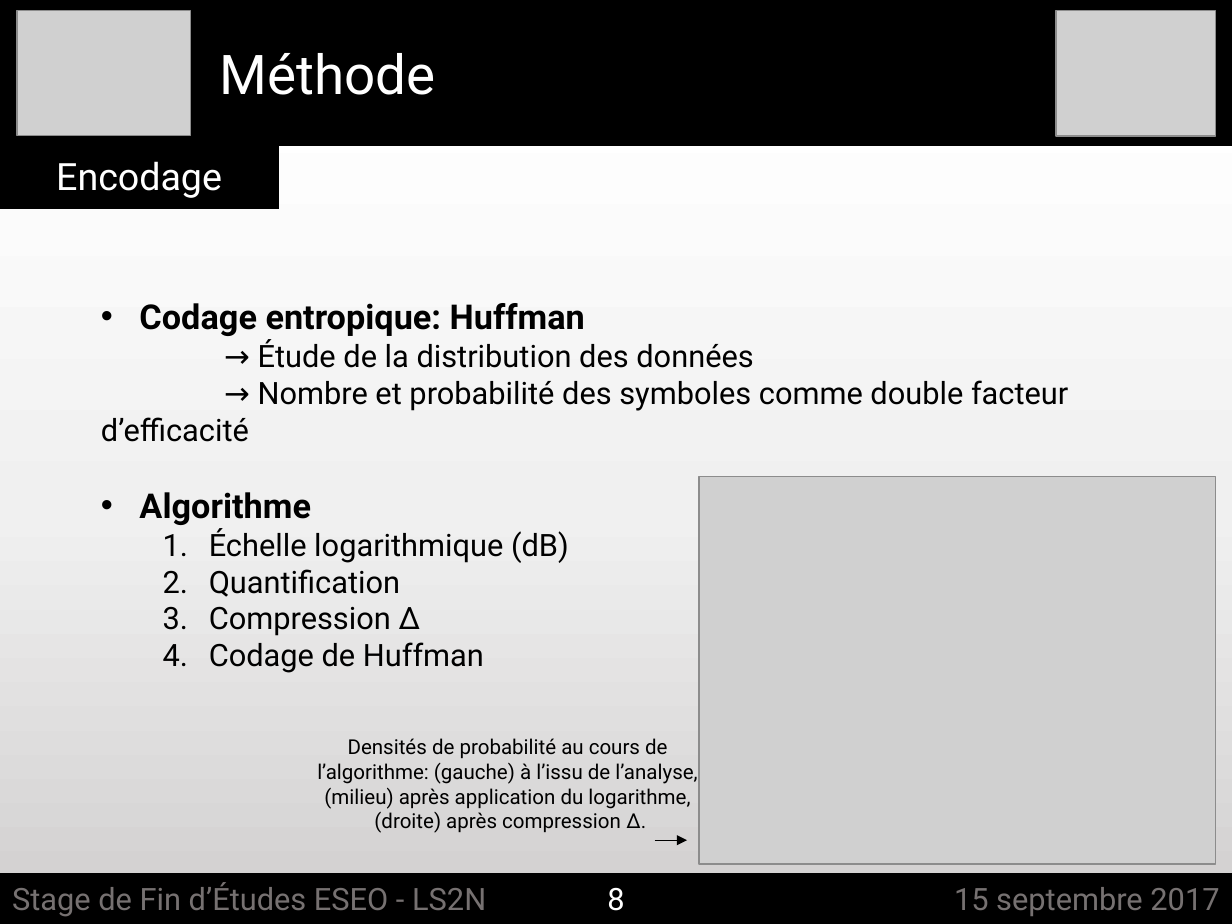
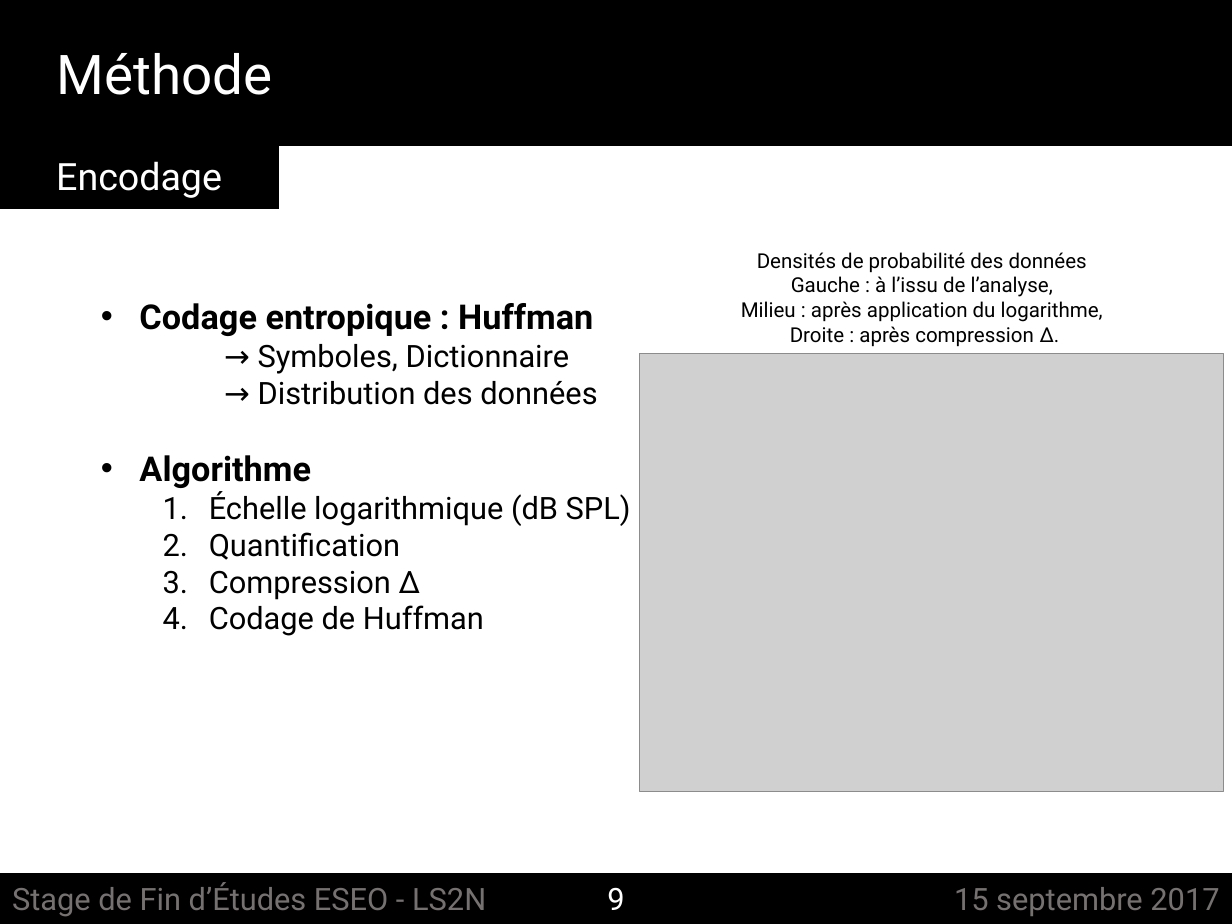
Before and after one commit to felixgontier/int-report, a slide deck: slide 9 of Soutenance_ESEO.pptx (slide 8 before the commit). Drawn at 1232x924 pixels with LibreOffice and Linux fonts; fonts in the diff are those of the drawing; grey boxes stand for pictures. Boxes give left, top, right and bottom in pixels: in the first picture for what was removed or moved away, otherwise in the second. Text is boxed around its words. In the diff, an @@ line names an element or a change of style, - is before the commit and + after.

```diff
--- a/Soutenance_ESEO.pptx
+++ b/Soutenance_ESEO.pptx
@@ background gradient #FFFFFF to #F0F0F0 to #D0CECE to #FFFFFF @@
@@ picture removed at [17,11,191,136] @@
@@ picture removed at [1056,11,1215,137] @@
@@ text "Méthode": place and size @@
-text "Méthode" at [219,53,435,95]
+text "Méthode" at [56,53,272,95]
@@ text at [741,252,1103,347]: text changed @@
-Densités de probabilité au cours de
-l’algorithme: (gauche) à l’issu de l’analyse,
-(milieu) après application du logarithme,
-(droite) après compression Δ.
+Densités de probabilité des données
+Gauche : à l’issu de l’analyse,
+Milieu : après application du logarithme,
+Droite : après compression Δ.
@@ text at [139,303,597,405]: text changed @@
-• Codage entropique: Huffman
-→ Étude de la distribution des données
-→ Nombre et probabilité des symboles comme double facteur d’efficacité
+• Codage entropique : Huffman
+→ Symboles, Dictionnaire
+→ Distribution des données
@@ picture: place and size @@
-picture at [699,477,1215,864]
+picture at [639,354,1223,792]
@@ text at [209,491,631,526]: text changed @@
-  1. Échelle logarithmique (dB)
+  1. Échelle logarithmique (dB SPL)
@@ arrow removed from (654, 840) to (687, 840) @@
@@ text at [607,887,624,910]: text changed @@
-8
+9
```
Also in this commit, not shown: 21 other slides changed, 1 slide added, 1 slide removed, 2 other files.
